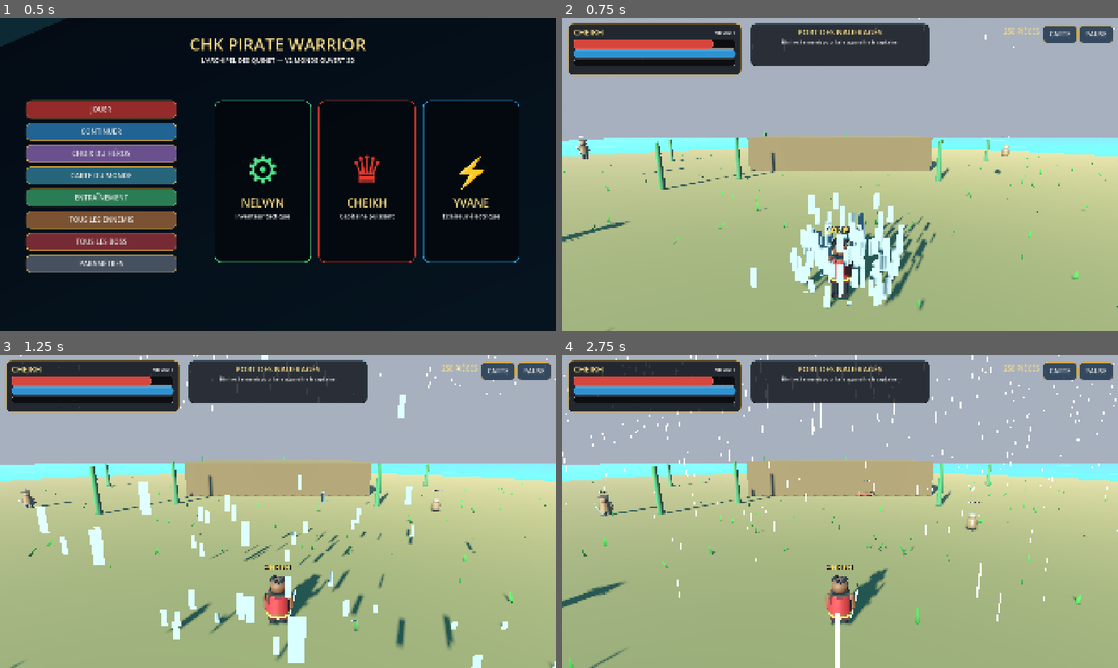
Above: before the commit, frames 1-4 (two rows, left to right).
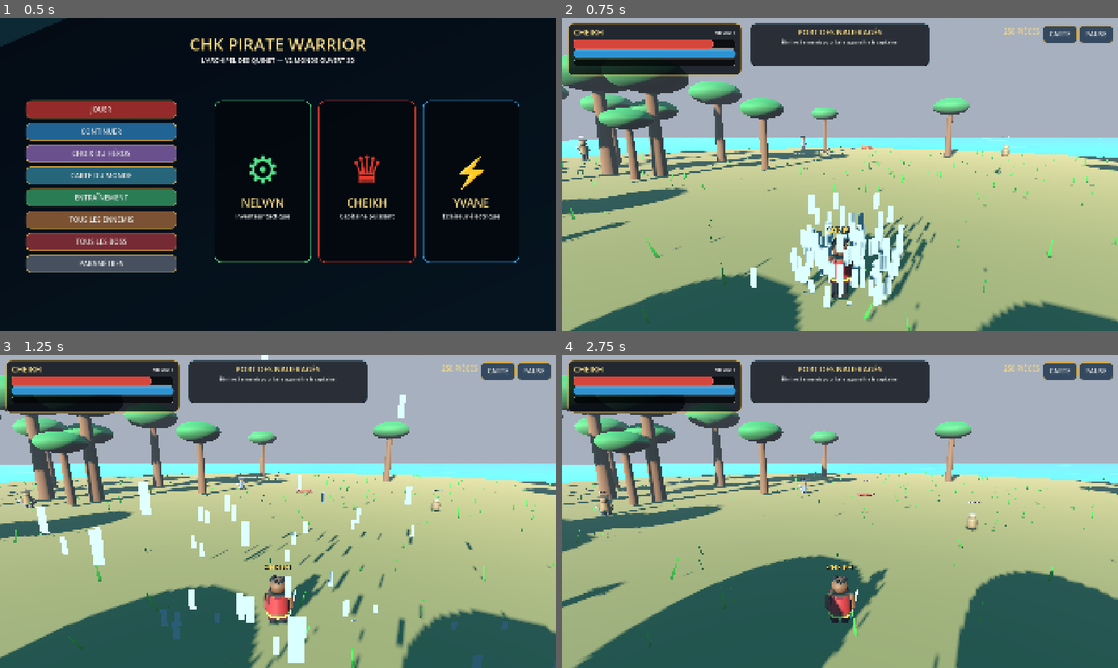
Above: after the commit, the same moments.

Repository: Chasmet/Chk-pirate-warrior-
Game: Godot game, scene res://scenes/main.tscn
The game is run twice, just before and just after one commit, with the same random seed, the same clock (stepped at 60 frames per second) and the same inputs.
Inputs (mouse positions are in pixels of both pictures, inside the frame that each line leads up to):
- Up to frame 1 (0.5 s): no input
- Up to frame 2 (0.75 s): click "JOUER" at 0.5 s
- Up to frame 3 (1.25 s): no input
- Up to frame 4 (2.75 s): drag from (912, 533) to (895, 442) at 1.27 s; drag from (728, 527) to (812, 574) at 2.02 s

Frame 1 is identical in both runs. In frame 2, 19% of the frame differs, in the area x 0-100%, y 0-100%; in frame 3, 25%; in frame 4, 32%.
Error in both runs: Invalid access to property or key 'vector_changed' on a base object of type 'VirtualJoystick'. (res://scripts/game_ui.gd:172)

Commit message:
fix(v2): désactiver proprement les particules par temps clair

Diff:
--- a/godot/scripts/world_visuals.gd
+++ b/godot/scripts/world_visuals.gd
@@ -32,6 +32,7 @@
 	var material := StandardMaterial3D.new()
 	material.shading_mode = BaseMaterial3D.SHADING_MODE_UNSHADED
 	material.transparency = BaseMaterial3D.TRANSPARENCY_ALPHA
+	particles.emitting = true
 	match weather:
 		"pluie":
 			particles.amount = 1300
@@ -66,10 +67,12 @@
 			material.albedo_color = Color(0.25, 0.19, 0.17, 0.88)
 			environment.fog_density = 0.018
 		_:
-			particles.amount = 0
+			particles.amount = 1
+			particles.emitting = false
 			environment.fog_density = 0.003
 	quad.material = material
-	particles.restart()
+	if particles.emitting:
+		particles.restart()
 	weather_changed.emit(weather.capitalize())
 
 func _build_environment() -> void:
@@ -113,90 +116,111 @@
 	add_child(ocean)
 
 func _build_islands() -> void:
+	for zone_index in range(GROUND_COLORS.size()):
+		var root := Node3D.new()
+		root.name = "Zone_%d" % zone_index
+		root.position = Vector3(float(zone_index) * 170.0, 0, 0)
+		add_child(root)
+		var ground := MeshInstance3D.new()
+		var ground_mesh := CylinderMesh.new()
+		ground_mesh.top_radius = 62.0
+		ground_mesh.bottom_radius = 68.0
+		ground_mesh.height = 3.0
+		ground_mesh.radial_segments = 48
+		ground.mesh = ground_mesh
+		ground.position.y = 0.0
+		ground.material_override = _material(GROUND_COLORS[zone_index], 0.92)
+		root.add_child(ground)
+		var floor_body := StaticBody3D.new()
+		var floor_collision := CollisionShape3D.new()
+		var floor_shape := CylinderShape3D.new()
+		floor_shape.radius = 62.0
+		floor_shape.height = 3.0
+		floor_collision.shape = floor_shape
+		floor_body.add_child(floor_collision)
+		root.add_child(floor_body)
+		_build_zone_props(root, zone_index)
+
+func _build_zone_props(root: Node3D, zone_index: int) -> void:
 	var rng := RandomNumberGenerator.new()
-	rng.seed = 19820415
-	for zone_index in range(6):
-		var root := Node3D.new()
-		root.position = Vector3(zone_index * 170.0, 0, 0)
-		add_child(root)
-		var island := StaticBody3D.new()
-		root.add_child(island)
-		var mesh_node := MeshInstance3D.new()
-		var mesh := CylinderMesh.new()
-		mesh.top_radius = 66.0
-		mesh.bottom_radius = 75.0
-		mesh.height = 5.0
-		mesh.radial_segments = 48
-		mesh_node.mesh = mesh
-		mesh_node.position.y = -1.0
-		mesh_node.material_override = _material(GROUND_COLORS[zone_index], 0.9)
-		island.add_child(mesh_node)
-		var collision := CollisionShape3D.new()
-		var shape := CylinderShape3D.new()
-		shape.radius = 66.0
-		shape.height = 5.0
-		collision.shape = shape
-		collision.position.y = -1.0
-		island.add_child(collision)
-		_build_landmark(root, zone_index)
-		for i in range(25):
-			var angle := rng.randf_range(0.0, TAU)
-			var radius := rng.randf_range(18.0, 58.0)
-			_build_prop(root, zone_index, Vector3(cos(angle) * radius, 3.0, sin(angle) * radius), rng)
-		if zone_index not in [2, 3, 4]:
-			_build_grass(root, rng)
-
-func _build_landmark(root: Node3D, zone_index: int) -> void:
-	var landmark := MeshInstance3D.new()
-	if zone_index == 4:
+	rng.seed = 7000 + zone_index * 997
+	for i in range(34):
+		var angle := rng.randf_range(0.0, TAU)
+		var radius := rng.randf_range(22.0, 55.0)
+		var position := Vector3(cos(angle) * radius, 1.7, sin(angle) * radius)
+		match zone_index:
+			0, 1:
+				_build_tree(root, position, rng.randf_range(0.8, 1.45), zone_index == 0)
+			2:
+				_build_snow_pine(root, position, rng.randf_range(0.8, 1.5))
+			3:
+				_build_rock(root, position, Color("9c6e40"), rng.randf_range(0.8, 1.8))
+			4:
+				_build_rock(root, position, Color("30292b"), rng.randf_range(0.9, 2.2))
+			_:
+				_build_rock(root, position, Color("4c5960"), rng.randf_range(0.8, 1.8))
+	if zone_index == 0 or zone_index == 1:
+		_build_grass(root, rng)
+
+func _build_tree(root: Node3D, position: Vector3, scale_value: float, palm: bool) -> void:
+	var trunk := MeshInstance3D.new()
+	var trunk_mesh := CylinderMesh.new()
+	trunk_mesh.top_radius = 0.32 * scale_value
+	trunk_mesh.bottom_radius = 0.48 * scale_value
+	trunk_mesh.height = 7.0 * scale_value
+	trunk.mesh = trunk_mesh
+	trunk.position = position + Vector3(0, 3.5 * scale_value, 0)
+	trunk.material_override = _material(Color("6a442c"), 0.9)
+	root.add_child(trunk)
+	var crown := MeshInstance3D.new()
+	if palm:
+		var sphere := SphereMesh.new()
+		sphere.radius = 2.5 * scale_value
+		sphere.height = 2.4 * scale_value
+		crown.mesh = sphere
+	else:
 		var cone := CylinderMesh.new()
-		cone.top_radius = 5.5
-		cone.bottom_radius = 24.0
-		cone.height = 27.0
-		landmark.mesh = cone
-		landmark.position = Vector3(0, 13.5, -24)
-	else:
-		var box := BoxMesh.new()
-		box.size = Vector3(18, 11, 12) if zone_index >= 2 else Vector3(22, 5, 8)
-		landmark.mesh = box
-		landmark.position = Vector3(0, 6.5 if zone_index >= 2 else 3.0, -28)
-	landmark.material_override = _material(GROUND_COLORS[zone_index].darkened(0.28), 0.96)
-	root.add_child(landmark)
-
-func _build_prop(root: Node3D, zone_index: int, position: Vector3, rng: RandomNumberGenerator) -> void:
-	var prop := MeshInstance3D.new()
-	if zone_index == 3:
-		var cactus := CapsuleMesh.new()
-		cactus.radius = 0.35
-		cactus.height = rng.randf_range(2.5, 4.8)
-		prop.mesh = cactus
-		prop.material_override = _material(Color("397446"), 0.88)
-	elif zone_index == 2:
-		var pine := CylinderMesh.new()
-		pine.top_radius = 0.0
-		pine.bottom_radius = rng.randf_range(1.3, 2.2)
-		pine.height = rng.randf_range(3.8, 6.8)
-		prop.mesh = pine
-		prop.material_override = _material(Color("dcebf2"), 0.86)
-	else:
-		var tree := CylinderMesh.new()
-		tree.top_radius = 0.15
-		tree.bottom_radius = 0.30
-		tree.height = rng.randf_range(3.5, 6.5)
-		prop.mesh = tree
-		prop.material_override = _material(Color("2d7042") if zone_index < 2 else Color("554b46"), 0.9)
-	prop.position = position
-	root.add_child(prop)
+		cone.top_radius = 0.0
+		cone.bottom_radius = 3.0 * scale_value
+		cone.height = 6.5 * scale_value
+		crown.mesh = cone
+	crown.position = position + Vector3(0, 7.2 * scale_value, 0)
+	crown.material_override = _material(Color("25733d"), 0.82)
+	root.add_child(crown)
+
+func _build_snow_pine(root: Node3D, position: Vector3, scale_value: float) -> void:
+	_build_tree(root, position, scale_value, false)
+	var snow := MeshInstance3D.new()
+	var cone := CylinderMesh.new()
+	cone.top_radius = 0.0
+	cone.bottom_radius = 2.65 * scale_value
+	cone.height = 4.5 * scale_value
+	snow.mesh = cone
+	snow.position = position + Vector3(0, 8.2 * scale_value, 0)
+	snow.material_override = _material(Color("eaf5fb"), 0.72)
+	root.add_child(snow)
+
+func _build_rock(root: Node3D, position: Vector3, color: Color, scale_value: float) -> void:
+	var rock := MeshInstance3D.new()
+	var mesh := SphereMesh.new()
+	mesh.radius = 1.2 * scale_value
+	mesh.height = 1.7 * scale_value
+	rock.mesh = mesh
+	rock.position = position
+	rock.scale = Vector3(1.4, 0.7, 1.0)
+	rock.rotation_degrees = Vector3(0, position.x * 3.0, 0)
+	rock.material_override = _material(color, 0.96)
+	root.add_child(rock)
 
 func _build_grass(root: Node3D, rng: RandomNumberGenerator) -> void:
 	var multimesh := MultiMesh.new()
 	multimesh.transform_format = MultiMesh.TRANSFORM_3D
-	multimesh.instance_count = 450
+	multimesh.instance_count = 900
 	var blade := QuadMesh.new()
-	blade.size = Vector2(0.22, 0.72)
-	var shader_material := ShaderMaterial.new()
-	shader_material.shader = load("res://shaders/grass.gdshader")
-	blade.material = shader_material
+	blade.size = Vector2(0.18, 1.25)
+	var grass_material := ShaderMaterial.new()
+	grass_material.shader = load("res://shaders/grass.gdshader")
+	blade.material = grass_material
 	multimesh.mesh = blade
 	for i in range(multimesh.instance_count):
 		var angle := rng.randf_range(0.0, TAU)
